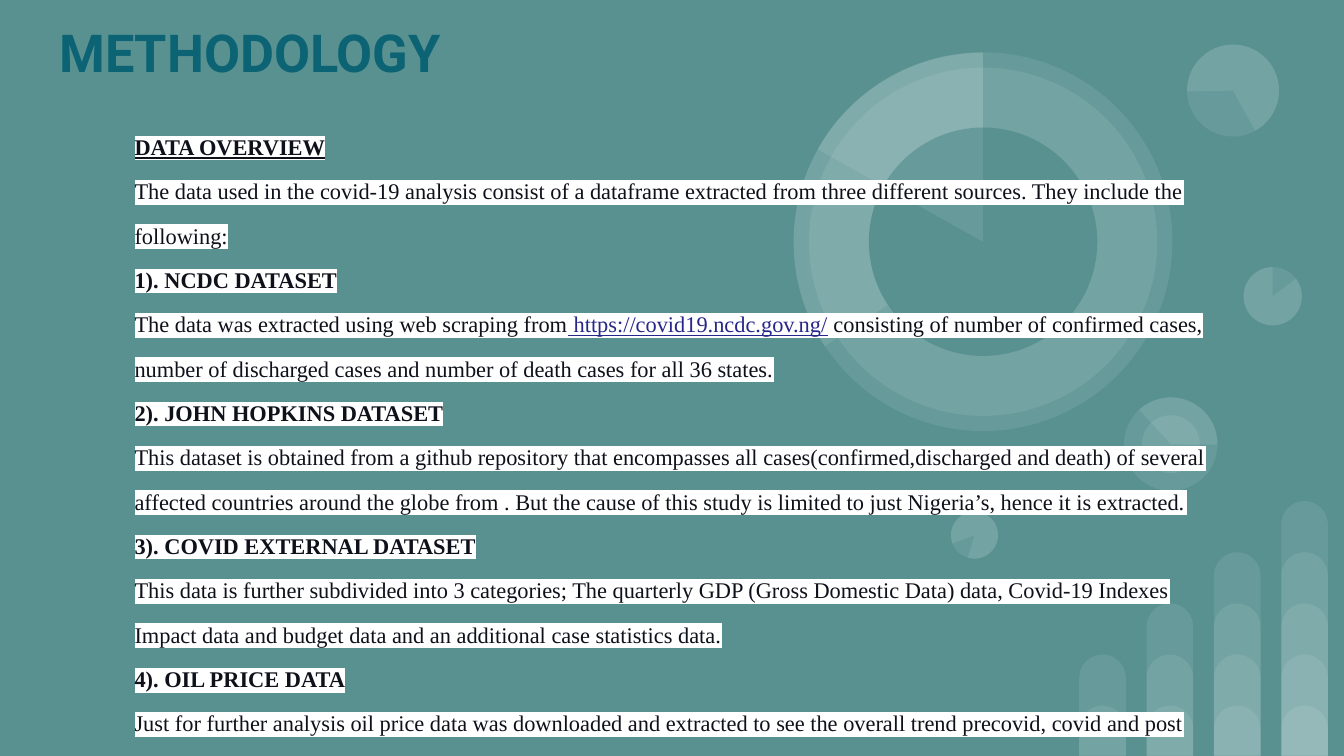
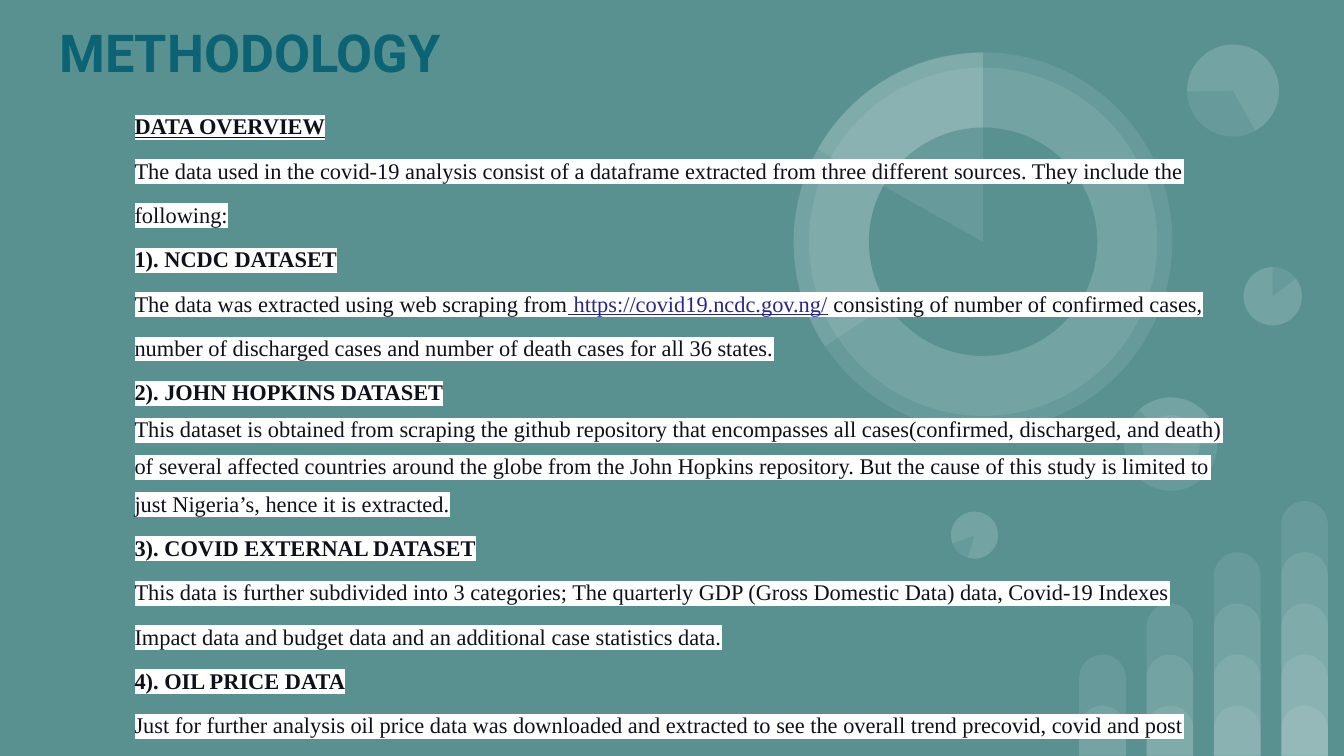
Before and after one commit to Adeleye-Emmanuel/covid19_data_analysis, a slide deck: slide 4 of Covid-19 Executive_Summary.pptx. Drawn at 1344x756 pixels with LibreOffice and Linux fonts; fonts in the diff are those of the drawing. Boxes give left, top, right and bottom in pixels: in the first picture for what was removed or moved away, otherwise in the second. Text is boxed around its words. In the diff, an @@ line names an element or a change of style, - is before the commit and + after.

```diff
--- a/Covid-19 Executive_Summary.pptx
+++ b/Covid-19 Executive_Summary.pptx
@@ subtitle "DATA OVERVIEW": place and size @@
-subtitle "DATA OVERVIEW" at bbox=[135, 140, 1204, 736]
+subtitle "DATA OVERVIEW" at bbox=[135, 119, 1221, 738]
@@ subtitle at bbox=[135, 421, 1221, 517]: text changed @@
-This dataset is obtained from a github repository that encompasses all cases(confirmed,discharged and death) of several affected countries around the globe from . But the cause of this study is limited to just Nigeria’s, hence it is extracted.
+This dataset is obtained from scraping the github repository that encompasses all cases(confirmed, discharged, and death) of several affected countries around the globe from the John Hopkins repository. But the cause of this study is limited to just Nigeria’s, hence it is extracted.
```
Also in this commit, not shown: 9 other slides changed, 6 slides added, 6 slides removed, 1 other file.
